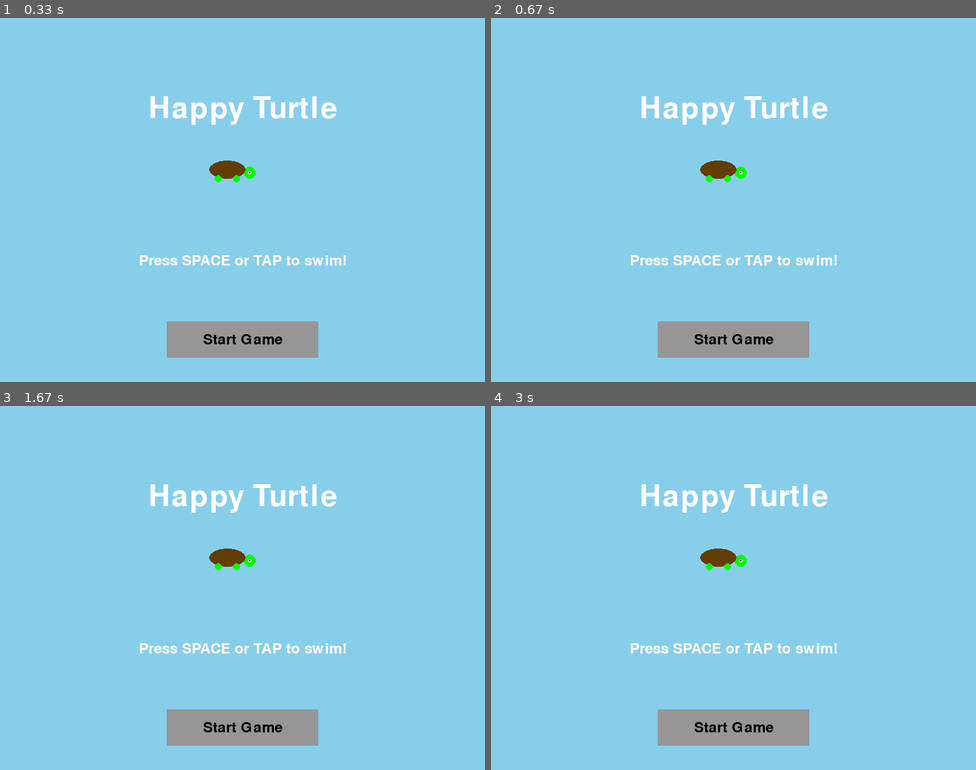
Above: before the commit, frames 1-4 (two rows, left to right).
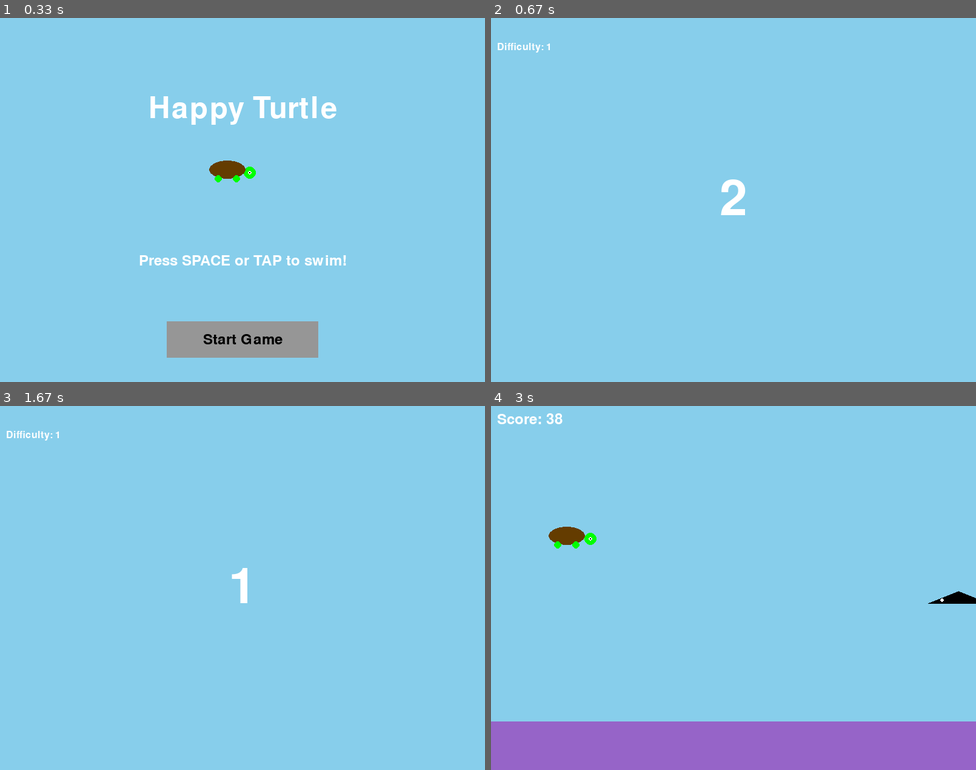
Above: after the commit, the same moments.

Repository: blaaaand/happy-turtle-game
Game: pygame game, started from happy_turtle_game.py
Same seed, same stepped clock (60 frames per second), same inputs: the game is played once before the commit and once after it.
Inputs (mouse positions are in pixels of both pictures, inside the frame that each line leads up to):
- Up to frame 1 (0.33 s): no input
- Up to frame 2 (0.67 s): tap Space at 0.33 s
- Up to frame 3 (1.67 s): no input
- Up to frame 4 (3 s): tap Space at 2.23, 2.53 s; click (709, 682) at 2.78 s

Frame 1 is identical in both runs. In frame 2, 5.4% of the frame differs, in the area x 1-72%, y 6-94%; in frame 3, 5.3%; in frame 4, 17%, in the area x 0-100%, y 2-100%.

Commit message:
Add playful animations for all creatures: turtle head wiggle, jellyfish float, shark tail wag, coral sway

Diff:
--- a/happy_turtle_game.py
+++ b/happy_turtle_game.py
@@ -97,10 +97,25 @@
         self.gravity = 0.3  # More floaty gravity for kids
         self.is_alive = True
         self.jump_height = -6  # More floaty jump
+        self.head_x_offset = 0  # For head wiggling animation
+        self.head_wiggle_timer = 0
+        self.head_wiggle_direction = 1  # 1 for right, -1 for left
 
     def update(self):
         self.y_speed += self.gravity
         self.rect.y += self.y_speed
+
+        # Update head wiggle animation
+        if self.y_speed < 0:  # Only wiggle when jumping
+            self.head_wiggle_timer += 1
+            if self.head_wiggle_timer >= 10:  # Change direction every 10 frames
+                self.head_wiggle_direction *= -1
+                self.head_wiggle_timer = 0
+            self.head_x_offset = self.head_wiggle_direction * 2  # Small wiggle offset
+        else:
+            self.head_x_offset = 0  # Reset when not jumping
+            self.head_wiggle_timer = 0
+            self.head_wiggle_direction = 1
 
         # Check collision with screen edges
         if self.rect.y >= 520:  # Bottom edge
@@ -121,12 +136,19 @@
         self.rect.y = 300
         self.y_speed = 0
         self.is_alive = True
+        self.head_x_offset = 0
+        self.head_wiggle_timer = 0
+        self.head_wiggle_direction = 1
 
     def draw(self, screen):
+        # Calculate head position with wiggle
+        head_x = self.rect.x + 62 + self.head_x_offset
+        head_y = self.rect.y + 5
+
         # Draw head first (bottom layer)
-        pygame.draw.circle(screen, (0, 255, 0), (self.rect.x + 62, self.rect.y + 5), 10)  # Head
-        pygame.draw.circle(screen, (255, 255, 255), (self.rect.x + 62, self.rect.y + 5), 3)  # White eye
-        pygame.draw.circle(screen, (0, 0, 0), (self.rect.x + 62, self.rect.y + 5), 1)  # Black pupil
+        pygame.draw.circle(screen, (0, 255, 0), (head_x, head_y), 10)  # Head
+        pygame.draw.circle(screen, (255, 255, 255), (head_x, head_y), 3)  # White eye
+        pygame.draw.circle(screen, (0, 0, 0), (head_x, head_y), 1)  # Black pupil
 
         # Draw shell (top layer)
         pygame.draw.ellipse(screen, (100, 60, 0), (self.rect.x - 5, self.rect.y - 15, 60, 30))  # Shell
@@ -140,6 +162,15 @@
         self.x = x
         self.y = y
         self.type = type
+        self.float_timer = 0  # For jellyfish floating animation
+        self.float_direction = 1  # 1 for up, -1 for down
+        self.float_offset = 0  # Current float position offset
+        self.tail_wag_timer = 0  # For shark tail wag animation
+        self.tail_wag_direction = 1  # 1 for right, -1 for left
+        self.tail_wag_offset = 0  # Current tail wag position offset
+        self.coral_sway_timer = 0  # For coral swaying animation
+        self.coral_sway_direction = 1  # 1 for right, -1 for left
+        self.coral_sway_offset = 0  # Current coral sway position offset
 
         # Create rect for collision detection
         if self.type == "coral":
@@ -153,45 +184,79 @@
         self.x -= speed  # Move obstacle left at specified speed
         self.rect.x = self.x  # Update rect position
 
+        # Update jellyfish floating animation
+        if self.type == "jellyfish":
+            self.float_timer += 1
+            if self.float_timer >= 10:  # Change direction every 10 frames
+                self.float_direction *= -1
+                self.float_timer = 0
+            self.float_offset = self.float_direction * 2  # Small float offset
+            self.rect.y = self.y + self.float_offset  # Update rect position with float offset
+
+        # Update shark tail wag animation
+        if self.type == "shark":
+            self.tail_wag_timer += 1
+            if self.tail_wag_timer >= 5:  # Change direction every 5 frames for faster wag
+                self.tail_wag_direction *= -1
+                self.tail_wag_timer = 0
+            self.tail_wag_offset = self.tail_wag_direction * 3  # Slightly larger wag offset
+
+        # Update coral swaying animation
+        if self.type == "coral":
+            self.coral_sway_timer += 1
+            if self.coral_sway_timer >= 15:  # Change direction every 15 frames for slower sway
+                self.coral_sway_direction *= -1
+                self.coral_sway_timer = 0
+            self.coral_sway_offset = self.coral_sway_direction * 2  # Gentle sway offset
+
     def draw(self, screen):
         if self.type == "coral":
-            # Draw coral as stacked circles
+            # Draw coral with swaying animation
+            coral_sway_x = self.x + self.coral_sway_offset
+
+            # Draw coral as stacked circles with sway
             # Base circles
-            pygame.draw.circle(screen, (150, 100, 200), (self.x + 20, self.y), 15)
-            pygame.draw.circle(screen, (150, 100, 200), (self.x + 60, self.y), 15)
-
-            # Middle circles
-            pygame.draw.circle(screen, (150, 100, 200), (self.x + 20, self.y - 30), 12)
-            pygame.draw.circle(screen, (150, 100, 200), (self.x + 60, self.y - 30), 12)
-
-            # Top circles
-            pygame.draw.circle(screen, (150, 100, 200), (self.x + 20, self.y - 60), 10)
-            pygame.draw.circle(screen, (150, 100, 200), (self.x + 60, self.y - 60), 10)
-
-            # Smaller top circles
-            pygame.draw.circle(screen, (150, 100, 200), (self.x + 20, self.y - 80), 8)
-            pygame.draw.circle(screen, (150, 100, 200), (self.x + 60, self.y - 80), 8)
+            pygame.draw.circle(screen, (150, 100, 200), (coral_sway_x + 20, self.y), 15)
+            pygame.draw.circle(screen, (150, 100, 200), (coral_sway_x + 60, self.y), 15)
+
+            # Middle circles with sway
+            pygame.draw.circle(screen, (150, 100, 200), (coral_sway_x + 20, self.y - 30), 12)
+            pygame.draw.circle(screen, (150, 100, 200), (coral_sway_x + 60, self.y - 30), 12)
+
+            # Top circles with sway
+            pygame.draw.circle(screen, (150, 100, 200), (coral_sway_x + 20, self.y - 60), 10)
+            pygame.draw.circle(screen, (150, 100, 200), (coral_sway_x + 60, self.y - 60), 10)
+
+            # Smaller top circles with sway
+            pygame.draw.circle(screen, (150, 100, 200), (coral_sway_x + 20, self.y - 80), 8)
+            pygame.draw.circle(screen, (150, 100, 200), (coral_sway_x + 60, self.y - 80), 8)
         elif self.type == "jellyfish":
+            # Draw jellyfish with float animation
+            float_y = self.y + self.float_offset
+
             # Draw jellyfish body
-            pygame.draw.ellipse(screen, (128, 128, 128), (self.x, self.y, 60, 40))
-
-            # Draw jellyfish tentacles
+            pygame.draw.ellipse(screen, (128, 128, 128), (self.x, float_y, 60, 40))
+
+            # Draw jellyfish tentacles with float animation
             for i in range(4):
                 pygame.draw.line(screen, (128, 128, 128),
-                              (self.x + 15 + i*15, self.y + 40),
-                              (self.x + 15 + i*15, self.y + 80),
+                              (self.x + 15 + i*15, float_y + 40),
+                              (self.x + 15 + i*15, float_y + 80),
                               2)
 
-            # Draw jellyfish eyes
-            pygame.draw.circle(screen, (255, 255, 255), (self.x + 20, self.y + 20), 3)
-            pygame.draw.circle(screen, (255, 255, 255), (self.x + 40, self.y + 20), 3)
+            # Draw jellyfish eyes with float animation
+            pygame.draw.circle(screen, (255, 255, 255), (self.x + 20, float_y + 20), 3)
+            pygame.draw.circle(screen, (255, 255, 255), (self.x + 40, float_y + 20), 3)
 
         elif self.type == "shark":
-            # Draw stingray body
+            # Draw shark with tail wag animation
+            tail_wag_x = self.x + self.tail_wag_offset
+
+            # Draw shark body
             pygame.draw.polygon(screen, (0, 0, 0), [
-                (self.x, self.y + 20),
-                (self.x + 100, self.y + 20),
-                (self.x + 50, self.y)
+                (tail_wag_x, self.y + 20),
+                (tail_wag_x + 100, self.y + 20),
+                (tail_wag_x + 50, self.y)
             ])
 
             # Draw stingray tail
@@ -325,7 +390,7 @@
 
     # Initialize buttons
     start_button = Button("Start Game", 275, 500, 250, 60)
-    retry_button = Button("Try Again", 275, 600, 250, 60)
+    retry_button = Button("Try Again", 275, 500, 250, 60)
 
     # Game states
     START = 0
@@ -349,12 +414,9 @@
 
             if event.type == pygame.KEYDOWN:
                 if event.key == pygame.K_SPACE:
-                    if current_state == COUNTDOWN:
-                        # Don't allow jumping during countdown
-                        pass
-                    elif current_state == PLAYING:
+                    if current_state == PLAYING:
                         turtle.jump()
-                    elif current_state == GAME_OVER:
+                    elif current_state == START:
                         current_state = COUNTDOWN
                         countdown_start = time.time()
                         countdown_active = True
@@ -394,13 +456,7 @@
             obstacle_manager.update_difficulty(score)
 
             # Check collisions
-            if turtle.rect.y >= 520:  # Bottom edge
-                # Save high score
-                name = "Player"
-                high_scores.add_score(score, name)
-                current_state = GAME_OVER
-                continue  # Skip rest of loop
-            elif turtle.rect.y <= 0:  # Top edge
+            if turtle.rect.y <= 0:  # Top edge
                 # Save high score
                 name = "Player"
                 high_scores.add_score(score, name)
@@ -496,20 +552,20 @@
             font = pygame.font.Font(None, 48)
 
             # Add fun message based on score
-            if score < 50:
-                message = "Better luck next time!"
+            if score < 100:
+                message = "Oops! The jellyfish were faster this time!"
             elif score < 200:
-                message = "You're getting the hang of it!"
+                message = "You're wiggling like a baby octopus!"
             elif score < 500:
-                message = "You're a turtle pro!"
+                message = "Whoa! You're a speedy sea-snail!"
             elif score < 1000:
-                message = "You're swimming like a champ!"
+                message = "You're splashing like a turbo turtle!"
             elif score < 2000:
-                message = "You're a sea legend!"
+                message = "You're zooming like a dolphin on roller skates!"
             elif score < 3000:
-                message = "You're a master of the waves!"
+                message = "You've become King Crabby, ruler of the reef!"
             else:
-                message = "You're the ocean's greatest explorer!"
+                message = "HOLY SEA CUCUMBERS! You're the Ocean Overlord!"
 
             message_text = font.render(message, True, (255, 255, 255))
             text_rect = message_text.get_rect(center=(400, 300))
@@ -526,11 +582,8 @@
             text_rect = high_score_text.get_rect(center=(400, 450))
             screen.blit(high_score_text, text_rect)
 
-            # Add retry message
-            font = pygame.font.Font(None, 24)
-            retry_text = font.render("Tap to Retry", True, (255, 255, 255))
-            text_rect = retry_text.get_rect(center=(400, 550))
-            screen.blit(retry_text, text_rect)
+            # Draw retry button
+            retry_button.draw(screen)
 
         pygame.display.flip()
         clock.tick(60)
